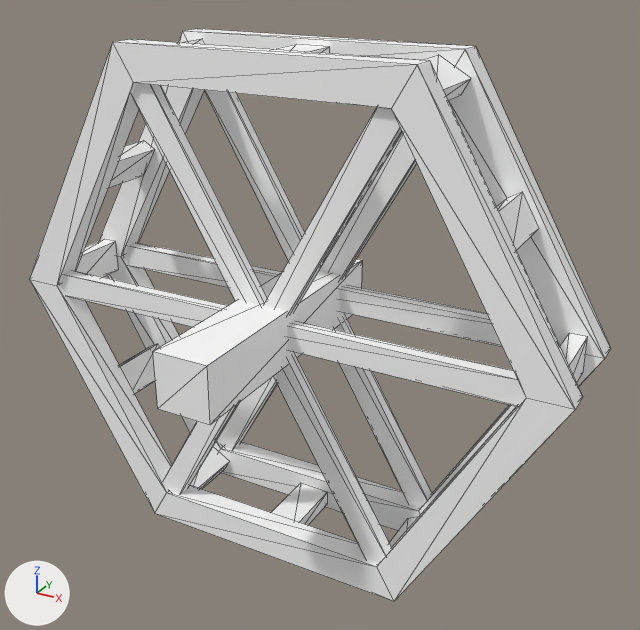
One commit to the glTF model assets/synty/simple_fantasy/models/SF_Bld_HouseAdd_WaterWheel_01.glb: the scene before it, then after it.
Both versions are drawn from a 50 mm camera at (0.0635, -0.1019, 0.0538) aimed at (0.0055, 0.0036, 0.0011). Lighting does not change. The marker at lower left points along +X, +Y and +Z. Mesh edges are drawn as thin lines.

The older version as bpy lines, for what is in view:
```python
mat_lambert1 = principled_material('lambert1')
mat_lambert1.base_color = (1.0, 1.0, 1.0)  # white #ffffff
mat_lambert1.roughness = 0.553
me_mesh = bpy.data.meshes.new('Mesh')
me_mesh.from_pydata(...)  # 208 vertices, 268 faces; spans x -0.0452..0.0452, y -0.023..0.023, z -0.0392..0.0392
me_mesh.materials.append(mat_lambert1)  # white #ffffff
ob_sf_bld_houseadd_waterwheel_01 = bpy.data.objects.new('SF_Bld_HouseAdd_WaterWheel_01', me_mesh)
ob_sf_bld_houseadd_waterwheel_01.location = (0.0, 0.0, 0.0)
```
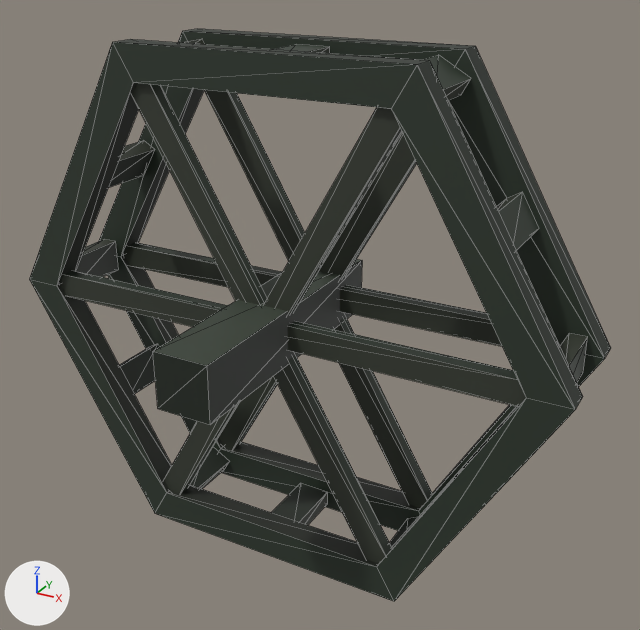
Patch to the scene script:
```diff
--- a/assets/synty/simple_fantasy/models/SF_Bld_HouseAdd_WaterWheel_01.glb.py
+++ b/assets/synty/simple_fantasy/models/SF_Bld_HouseAdd_WaterWheel_01.glb.py
@@ img_undead_footman_01 @@
+img_undead_footman_01 = load_image('Undead_Footman_01', '_unpacked/Undead_Footman_01', 512, 512, 'sRGB')
@@ mat_lambert1 @@
 mat_lambert1 = principled_material('lambert1')
-mat_lambert1.base_color = (1.0, 1.0, 1.0)  # white #ffffff
+mat_lambert1.texture = img_undead_footman_01
 mat_lambert1.roughness = 0.553
```

Changed parts and their boxes [x1, y1, x2, y2] in the pictures (640 x 630 px):
'SF_Bld_HouseAdd_WaterWheel_01', surface changed (grey to black): [30, 29, 611, 601] in both
